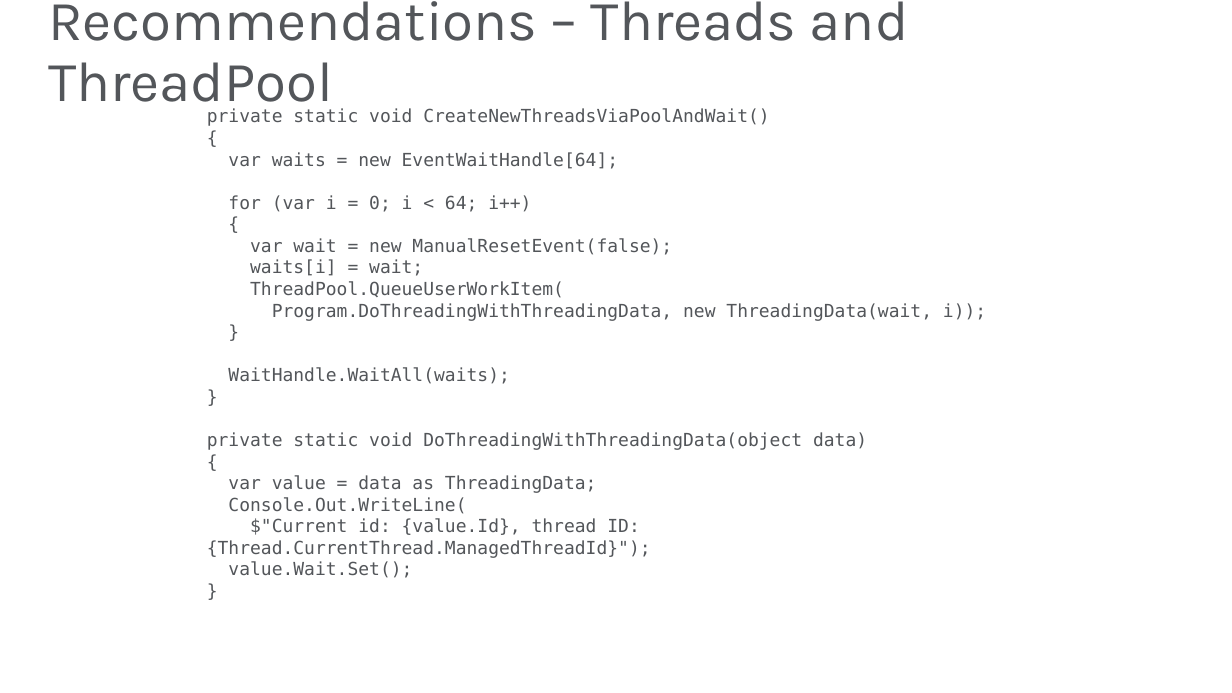
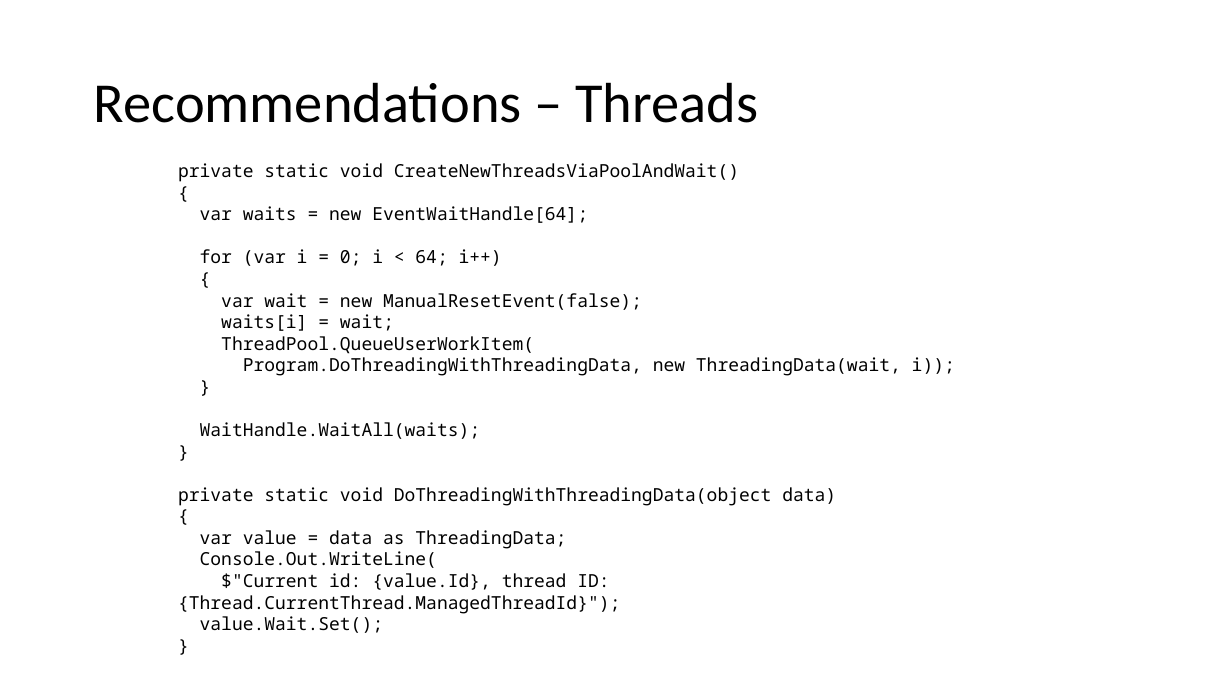
Before and after one commit to JasonBock/Presentations, a slide deck: slide 21 of Concurrent Programming in .NET.pptx. Drawn at 1232x693 pixels with LibreOffice and Linux fonts; fonts in the diff are those of the drawing; background and template pictures are left out. Boxes give left, top, right and bottom in pixels: in the first picture for what was removed or moved away, otherwise in the second. Text is boxed around its words. In the diff, an @@ line names an element or a change of style, - is before the commit and + after.

```diff
--- a/Concurrent Programming in .NET.pptx
+++ b/Concurrent Programming in .NET.pptx
@@ title at box(94, 82, 758, 123): text changed; font Karla to Calibri; text colour #53565A to #000000 @@
-Recommendations – Threads and ThreadPool
+Recommendations – Threads
@@ text "private static void CreateNewThreadsViaPoolAndWait()": place and size @@
-text "private static void CreateNewThreadsViaPoolAndWait()" at box(207, 108, 986, 578)
+text "private static void CreateNewThreadsViaPoolAndWait()" at box(178, 163, 955, 633)
@@ text "private static void CreateNewThreadsViaPoolAndWait()" at box(178, 163, 955, 633): font DejaVu Sans Mono to Noto Sans Mono, text colour #53565A to #000000 @@
```
Also in this commit, not shown: 51 other slides changed, 3 slides added, 4 slides removed.
